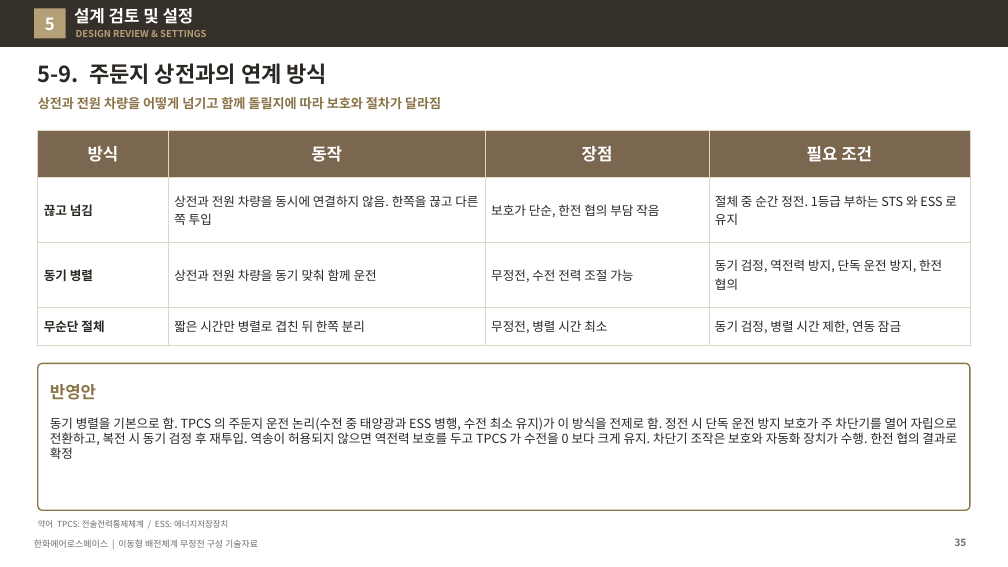
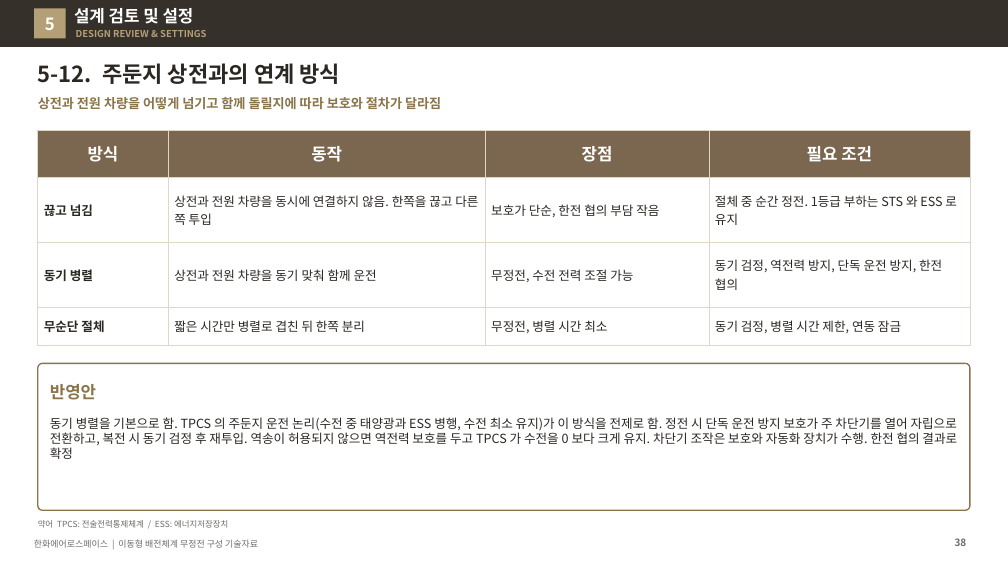
Before and after one commit to byunjd112-hue/headroom, a slide deck: slide 38 of mobile_ems/docs/out/IFPS_이동형배전체계_무정전구성_기술자료_Rev72.pptx (slide 35 before the commit). Drawn at 1008x567 pixels with LibreOffice and Linux fonts; fonts in the diff are those of the drawing. Boxes give left, top, right and bottom in pixels: in the first picture for what was removed or moved away, otherwise in the second. Text is boxed around its words. In the diff, an @@ line names an element or a change of style, - is before the commit and + after.

```diff
--- a/mobile_ems/docs/out/IFPS_이동형배전체계_무정전구성_기술자료_Rev72.pptx
+++ b/mobile_ems/docs/out/IFPS_이동형배전체계_무정전구성_기술자료_Rev72.pptx
@@ title at (38, 63, 341, 84): text changed @@
-5-9. 주둔지 상전과의 연계 방식
+5-12. 주둔지 상전과의 연계 방식
```
Also in this commit, not shown: 21 other slides changed, 6 slides added, 6 other files.
